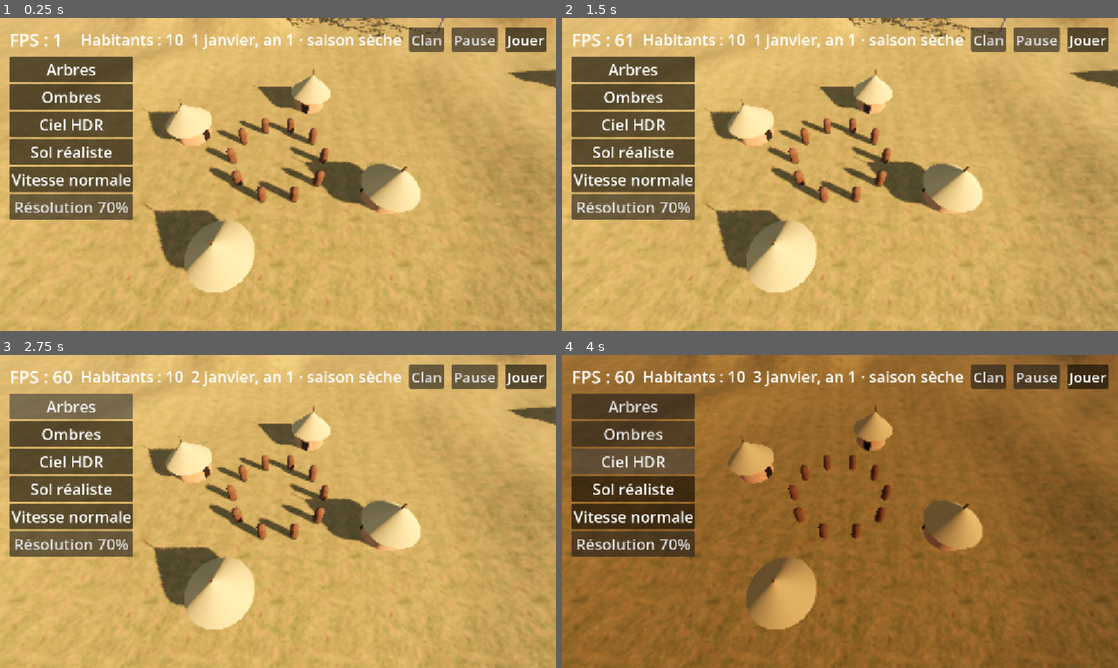
Above: before the commit, frames 1-4 (two rows, left to right).
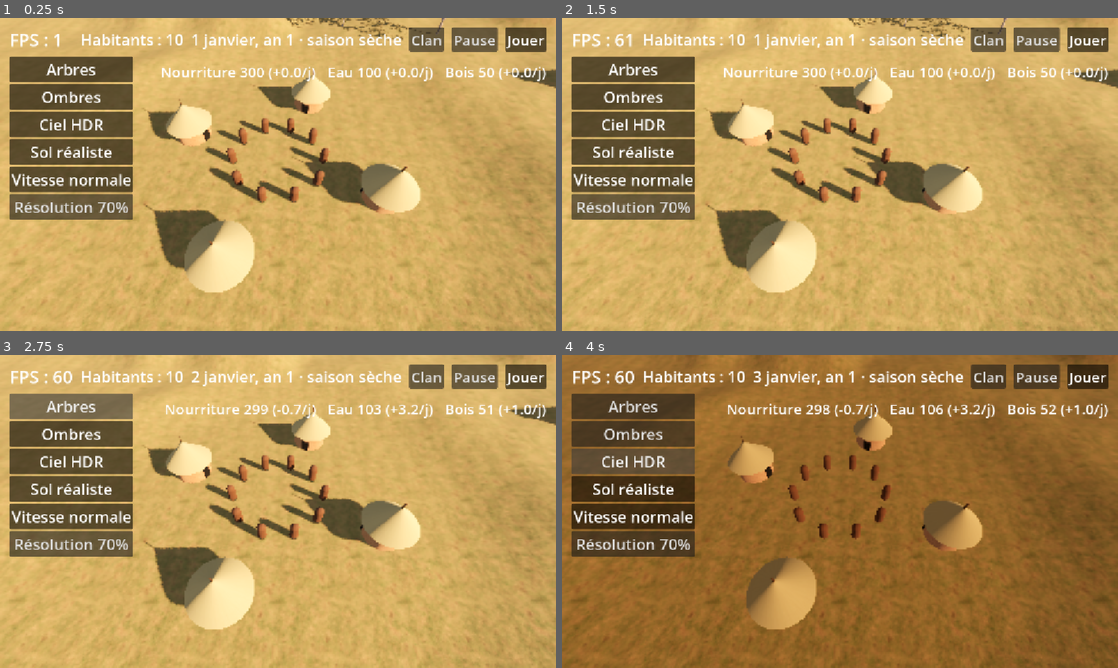
Above: after the commit, the same moments.

Repository: barroapk/faso-kanou
Game: Godot game, scene res://scenes/main.tscn
The game is run twice, just before and just after one commit, with the same random seed, the same clock (stepped at 60 frames per second) and the same inputs. A sky picture missing from this copy of the repository is replaced by a grey-blue gradient.
Inputs:
- Up to frame 1 (0.25 s): no input
- Up to frame 2 (1.5 s): click "Jouer" at 0.5 s; click "Jouer" at 1.25 s
- Up to frame 3 (2.75 s): click "Arbres" at 2 s
- Up to frame 4 (4 s): click "Ombres" at 2.75 s; click "Ciel HDR" at 3.5 s

The runs differ from the first frame. In frame 1, 1.0% of the frame differs, in the area x 29-99%, y 15-21%; in frame 2, 1.0%; in frame 3, 0.9%; in frame 4, 1.0%.

Commit message:
v0.2 : ressources, métiers, saisons, faim et soif

Diff:
--- a/scripts/core/civilisation.gd
+++ b/scripts/core/civilisation.gd
@@ -2,13 +2,19 @@
 
 var temps = preload("res://scripts/core/temps.gd").new()
 var population = preload("res://scripts/core/population.gd").new()
+var ressources = preload("res://scripts/core/ressources.gd").new()
 
 func _ready() -> void:
     population.creer_clan_initial(temps.jour_total)
+    temps.nouveau_jour.connect(_jour_passe)
     temps.nouveau_mois.connect(_mois_passe)
 
+func _jour_passe() -> void:
+    ressources.jour_passe(population, temps.jour_total, temps.saison_des_pluies())
+    population.jour_passe(ressources.faim, ressources.soif)
+
 func _mois_passe() -> void:
-    population.mois_passe(temps.jour_total)
+    population.mois_passe(temps.jour_total, ressources.stocks["nourriture"] > 100.0)
 
 func _process(delta: float) -> void:
     temps.avancer(delta)
--- a/scripts/core/population.gd
+++ b/scripts/core/population.gd
@@ -43,7 +43,7 @@
 func age(h: Dictionary, jour: int) -> int:
     return int((jour - int(h["naissance"])) / JOURS_PAR_AN)
 
-func mois_passe(jour: int) -> void:
+func mois_passe(jour: int, peut_naitre := true) -> void:
     var nes := []
     var familles := {}
     for h in habitants:
@@ -62,7 +62,7 @@
                 pere = h
             if h["metier"] == "enfant":
                 plus_jeune = mini(plus_jeune, a)
-        if mere != null and pere != null and plus_jeune >= 2 and rng.randf() < 1.0 / 30.0:
+        if peut_naitre and mere != null and pere != null and plus_jeune >= 2 and rng.randf() < 1.0 / 30.0:
             nes.append([f, pere["nom"]])
 
     var morts := []
@@ -88,3 +88,20 @@
     for h in habitants:
         if h["metier"] == "enfant" and age(h, jour) >= 14:
             h["metier"] = "sans métier"
+
+func jour_passe(faim: bool, soif: bool) -> void:
+    var morts := []
+    for h in habitants:
+        var s := int(h["sante"])
+        if soif:
+            s -= 4
+        elif faim:
+            s -= 2
+        else:
+            s += 1
+        h["sante"] = clampi(s, 0, 100)
+        if h["sante"] == 0:
+            morts.append(h)
+    for h in morts:
+        habitants.erase(h)
+        deces.emit(h)
--- /dev/null
+++ b/scripts/core/ressources.gd
@@ -0,0 +1,62 @@
+extends RefCounted
+
+signal penurie(ressource)
+
+const PRODUCTION := {
+    "chasseur": {"nourriture": [4.0, 3.0]},
+    "cueilleuse": {"nourriture": [1.8, 3.0]},
+    "chef": {"nourriture": [0.5, 0.5]},
+    "sans métier": {"nourriture": [1.0, 1.5]},
+    "porteuse d'eau": {"eau": [12.0, 15.0]},
+    "bâtisseur": {"bois": [3.0, 3.0]},
+}
+
+var stocks := {"nourriture": 300.0, "eau": 100.0, "bois": 50.0}
+var bilan := {"nourriture": 0.0, "eau": 0.0, "bois": 0.0}
+var faim := false
+var soif := false
+
+func jour_passe(population, jour: int, pluie: bool) -> void:
+    var s := 1 if pluie else 0
+    var variation := {"nourriture": 0.0, "eau": 0.0, "bois": 0.0}
+    for h in population.habitants:
+        var p = PRODUCTION.get(h["metier"], {})
+        for r in p:
+            variation[r] += p[r][s]
+        var enfant: bool = population.age(h, jour) < 14
+        variation["nourriture"] -= 0.6 if enfant else 1.0
+        variation["eau"] -= 0.6 if enfant else 1.0
+        variation["bois"] -= 0.2
+    if pluie:
+        variation["eau"] += 4.0
+    for r in variation:
+        stocks[r] += variation[r]
+    bilan = variation
+    var avait_faim := faim
+    var avait_soif := soif
+    faim = stocks["nourriture"] <= 0.0
+    soif = stocks["eau"] <= 0.0
+    for r in stocks:
+        stocks[r] = maxf(stocks[r], 0.0)
+    stocks["eau"] = minf(stocks["eau"], 300.0)
+    if faim and not avait_faim:
+        penurie.emit("nourriture")
+    if soif and not avait_soif:
+        penurie.emit("eau")
+
+func texte() -> String:
+    var morceaux: PackedStringArray = []
+    for r in ["nourriture", "eau", "bois"]:
+        var signe := "+" if bilan[r] >= 0.0 else ""
+        morceaux.append("%s %d (%s%.1f/j)" % [r.capitalize(), int(stocks[r]), signe, bilan[r]])
+    return "   ".join(morceaux)
+
+func vers_dict() -> Dictionary:
+    return {"stocks": stocks, "faim": faim, "soif": soif}
+
+func depuis_dict(d: Dictionary) -> void:
+    var st: Dictionary = d.get("stocks", {})
+    for r in stocks:
+        stocks[r] = float(st.get(r, stocks[r]))
+    faim = bool(d.get("faim", false))
+    soif = bool(d.get("soif", false))
--- a/scripts/interface/bandeau.gd
+++ b/scripts/interface/bandeau.gd
@@ -2,6 +2,7 @@
 
 var etiquette_date: Label
 var etiquette_pop: Label
+var etiquette_res: Label
 var message: Label
 var temps_message := 0.0
 var panneau: PanelContainer
@@ -15,6 +16,14 @@
     barre.offset_right = -20
     barre.add_theme_constant_override("separation", 16)
     add_child(barre)
+
+    etiquette_res = Label.new()
+    etiquette_res.set_anchors_and_offsets_preset(Control.PRESET_TOP_WIDE)
+    etiquette_res.offset_top = 90
+    etiquette_res.offset_right = -20
+    etiquette_res.horizontal_alignment = HORIZONTAL_ALIGNMENT_RIGHT
+    etiquette_res.add_theme_font_size_override("font_size", 30)
+    add_child(etiquette_res)
 
     etiquette_pop = _etiquette(barre)
     etiquette_date = _etiquette(barre)
@@ -60,6 +69,7 @@
 
     Civilisation.population.naissance.connect(func(h): _afficher_message("Naissance : %s %s" % [h["prenom"], h["nom"]]))
     Civilisation.population.deces.connect(func(h): _afficher_message("Décès : %s %s" % [h["prenom"], h["nom"]]))
+    Civilisation.ressources.penurie.connect(func(r): _afficher_message("Pénurie de %s !" % r))
 
 func _etiquette(parent: Control) -> Label:
     var l := Label.new()
@@ -95,6 +105,7 @@
 func _process(delta: float) -> void:
     etiquette_pop.text = "Habitants : %d" % Civilisation.population.habitants.size()
     etiquette_date.text = Civilisation.temps.texte()
+    etiquette_res.text = Civilisation.ressources.texte()
     if temps_message > 0.0:
         temps_message -= delta
         if temps_message <= 0.0:
